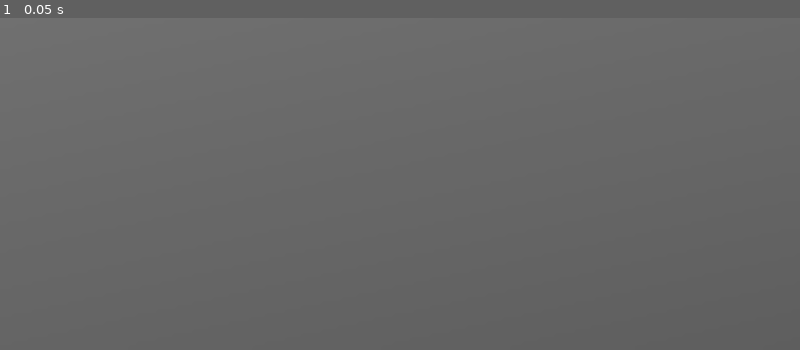
Above: before the commit, frame 1.
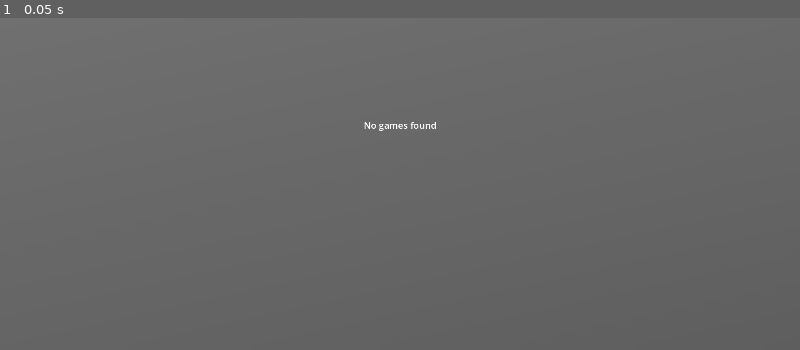
Above: after the commit, the same moment.

Repository: MrEliptik/game_launcher
Game: Godot game, scene res://scenes/app/app.tscn
The game is run twice, just before and just after one commit, with the same random seed, the same clock (stepped at 60 frames per second) and the same inputs.
Inputs:
- Up to frame 1 (0.05 s): no input

The runs differ from the first frame. In frame 1, less than 0.1% of the frame differs, in the area x 45-55%, y 31-35%.
Error before the commit: Attempt to call function 'grab_focus' in base 'null instance' on a null instance. (res://scenes/app/scripts/app.gd:54)

Commit message:
stop processing if not focused add kill button on game button toggle fullscreen

Diff:
--- /dev/null
+++ b/autoload/focus_checker.gd
@@ -0,0 +1,12 @@
+extends Node
+
+func _ready():
+	process_mode = Node.PROCESS_MODE_ALWAYS
+
+func _notification(what: int) -> void:
+	if what == NOTIFICATION_WM_WINDOW_FOCUS_IN:
+		print("Focus enter")
+		get_tree().paused = false
+	elif what == NOTIFICATION_WM_WINDOW_FOCUS_OUT:
+		print("Focus exit")
+		get_tree().paused = true
--- a/project.godot
+++ b/project.godot
@@ -15,6 +15,10 @@
 config/features=PackedStringArray("4.2", "GL Compatibility")
 run/low_processor_mode=true
 config/icon="res://icon.svg"
+
+[autoload]
+
+FocusChecker="*res://autoload/focus_checker.gd"
 
 [display]
 
@@ -40,6 +44,11 @@
 , Object(InputEventJoypadButton,"resource_local_to_scene":false,"resource_name":"","device":-1,"button_index":1,"pressure":0.0,"pressed":true,"script":null)
 ]
 }
+toggle_fullscreen={
+"deadzone": 0.5,
+"events": [Object(InputEventKey,"resource_local_to_scene":false,"resource_name":"","device":-1,"window_id":0,"alt_pressed":true,"shift_pressed":false,"ctrl_pressed":false,"meta_pressed":false,"pressed":false,"keycode":0,"physical_keycode":4194309,"key_label":0,"unicode":0,"echo":false,"script":null)
+]
+}
 
 [rendering]
 
--- a/scenes/app/app.tscn
+++ b/scenes/app/app.tscn
@@ -19,6 +19,7 @@
 shader_parameter/lod = 2.919
 
 [node name="App" type="Control"]
+process_mode = 3
 layout_mode = 3
 anchors_preset = 15
 anchor_right = 1.0
@@ -61,3 +62,22 @@
 offset_bottom = -100.0
 grow_horizontal = 2
 grow_vertical = 2
+
+[node name="NoGameFound" type="Label" parent="."]
+visible = false
+layout_mode = 1
+anchors_preset = 8
+anchor_left = 0.5
+anchor_top = 0.5
+anchor_right = 0.5
+anchor_bottom = 0.5
+offset_left = -20.0
+offset_top = -11.5
+offset_right = 20.0
+offset_bottom = 11.5
+grow_horizontal = 2
+grow_vertical = 2
+theme_override_font_sizes/font_size = 22
+text = "No games found"
+horizontal_alignment = 1
+vertical_alignment = 1
--- a/scenes/app/scripts/app.gd
+++ b/scenes/app/scripts/app.gd
@@ -5,10 +5,12 @@
 
 var pid_watching: int = -1
 var games: Dictionary
+var curr_game_btn: Button = null
 
 @onready var gradient_bg: TextureRect = $GradientBG
 @onready var timer: Timer = Timer.new()
 @onready var games_container: Control = $Games
+@onready var no_game_found = $NoGameFound
 
 func _ready() -> void:
 	configure_timer()
@@ -24,17 +26,20 @@
 	if what == NOTIFICATION_WM_CLOSE_REQUEST:
 		print("About to quit, killing process")
 		if pid_watching > 0:
-			OS.kill(pid_watching)
+			stop_game(pid_watching)
 
 			# Maybe use a softer method, by sending a WM_CLOSE message first
 			# windows only
 			# NOT TESTED YET
 			#taskkill /PID pid_watching
 			#OS.execute(taskkill, ("/PID", str(pid_watching)])
-	elif what == NOTIFICATION_WM_WINDOW_FOCUS_IN:
-		print("Focus exit")
-	elif what == NOTIFICATION_WM_WINDOW_FOCUS_OUT:
-		print("Focus enter")
+
+func _input(event):
+	if Input.is_action_just_pressed("toggle_fullscreen"):
+		if DisplayServer.window_get_mode() == DisplayServer.WINDOW_MODE_FULLSCREEN:
+			DisplayServer.window_set_mode(DisplayServer.WINDOW_MODE_WINDOWED)
+		else:
+			DisplayServer.window_set_mode(DisplayServer.WINDOW_MODE_FULLSCREEN)
 
 func create_game_buttons(to_create: Dictionary) -> void:
 	# TODO: create a carrousel container to handle everything
@@ -47,10 +52,13 @@
 		instance.position -= instance.size / 2.0
 		instance.position.x += (instance.size.x + button_offset.x) * count
 		instance.focused.connect(on_game_btn_focused)
-		instance.pressed.connect(on_game_btn_pressed.bind(instance))
+		instance.toggled.connect(on_game_btn_toggled.bind(instance))
 		count += 1
 
-	if games_container.get_child_count() < 0: return
+	if games_container.get_child_count() == 0:
+		no_game_found.visible = true
+		return
+	no_game_found.visible = false
 	games_container.get_child(0).grab_focus()
 
 func configure_timer() -> void:
@@ -112,6 +120,9 @@
 	#pid_watching = OS.create_process("C:\\Users\\Victor\\Documents\\dev\\TOOLS\\GameLauncher\\games\\Dashpong\\dashpong.exe", [])
 	timer.start()
 
+func stop_game(pid: int) -> void:
+	OS.kill(pid)
+
 func on_timer_timeout() -> void:
 	if OS.is_process_running(pid_watching):
 		print("Running")
@@ -119,6 +130,9 @@
 		print("Stopped")
 		timer.stop()
 		pid_watching = -1
+		if curr_game_btn:
+			curr_game_btn.button_pressed = false
+		DisplayServer.window_move_to_foreground()
 
 func on_game_btn_focused(who: Button) -> void:
 	if not who.properties.has("bg"): return
@@ -126,5 +140,11 @@
 	if not texture: return
 	gradient_bg.texture = texture
 
-func on_game_btn_pressed(btn: Button) -> void:
-	launch_game(btn.game_name)
+func on_game_btn_toggled(state: bool, btn: Button) -> void:
+	# If game already launched, don't launch another one
+	if state:
+		if pid_watching > 0: return
+		launch_game(btn.game_name)
+		curr_game_btn = btn
+	else:
+		stop_game(pid_watching)
--- a/scenes/game_button/game_button.tscn
+++ b/scenes/game_button/game_button.tscn
@@ -1,7 +1,8 @@
-[gd_scene load_steps=7 format=3 uid="uid://dweckt5oraox7"]
+[gd_scene load_steps=8 format=3 uid="uid://dweckt5oraox7"]
 
 [ext_resource type="Script" path="res://scenes/game_button/scripts/game_button.gd" id="1_ggd64"]
 [ext_resource type="Texture2D" uid="uid://bpxmqyewmqdev" path="res://scenes/game_button/visuals/capsule_test.png" id="1_q6lu3"]
+[ext_resource type="Texture2D" uid="uid://rg5y0f8we0t4" path="res://scenes/game_button/visuals/cross.png" id="3_js23g"]
 
 [sub_resource type="StyleBoxEmpty" id="StyleBoxEmpty_dcdjw"]
 
@@ -20,6 +21,7 @@
 bg_color = Color(0.239216, 0.239216, 0.239216, 0.647059)
 
 [node name="Game" type="Button"]
+process_mode = 1
 offset_right = 238.0
 offset_bottom = 357.0
 theme_override_styles/normal = SubResource("StyleBoxEmpty_dcdjw")
@@ -27,6 +29,7 @@
 theme_override_styles/pressed = SubResource("StyleBoxFlat_xr24c")
 theme_override_styles/disabled = SubResource("StyleBoxFlat_pfxkt")
 theme_override_styles/focus = SubResource("StyleBoxFlat_q7ifx")
+toggle_mode = true
 script = ExtResource("1_ggd64")
 
 [node name="Capsule" type="TextureRect" parent="."]
@@ -42,5 +45,22 @@
 expand_mode = 1
 stretch_mode = 5
 
+[node name="Cross" type="TextureRect" parent="."]
+visible = false
+layout_mode = 1
+anchors_preset = 15
+anchor_right = 1.0
+anchor_bottom = 1.0
+offset_left = 40.0
+offset_top = 60.0
+offset_right = -40.0
+offset_bottom = -59.0
+grow_horizontal = 2
+grow_vertical = 2
+texture = ExtResource("3_js23g")
+expand_mode = 5
+stretch_mode = 5
+
 [connection signal="focus_entered" from="." to="." method="_on_focus_entered"]
 [connection signal="mouse_entered" from="." to="." method="_on_mouse_entered"]
+[connection signal="toggled" from="." to="." method="_on_toggled"]
--- a/scenes/game_button/scripts/game_button.gd
+++ b/scenes/game_button/scripts/game_button.gd
@@ -6,6 +6,7 @@
 var properties: Dictionary
 
 @onready var capsule: TextureRect = $Capsule
+@onready var cross = $Cross
 
 func _ready() -> void:
 	if properties.has("capsule"):
@@ -28,3 +29,6 @@
 
 func _on_mouse_entered() -> void:
 	focused.emit(self)
+
+func _on_toggled(toggled_on):
+	cross.visible = toggled_on
Binary file added: scenes/game_button/visuals/cross.png
Not shown, added: scenes/game_button/visuals/cross.png.import
